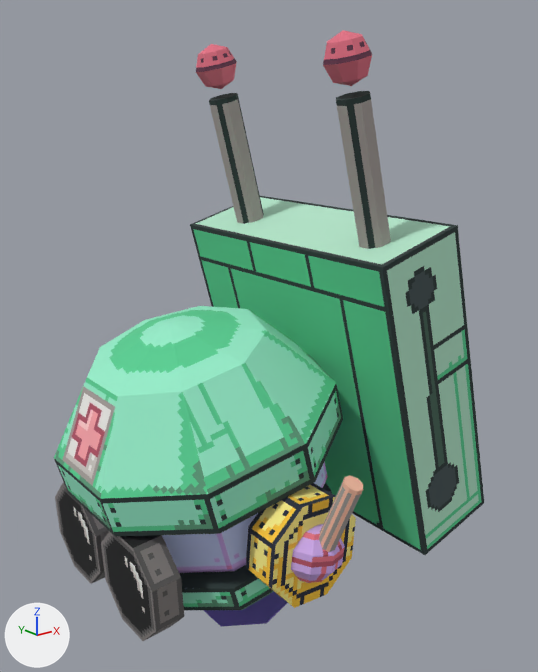
Two versions of the glTF model mechvoridle/assets/graphics/HealerBot/HealerBot.gltf, one commit apart.
Before and after are seen from a 50 mm lens placed at (-2.47, -3.72, 4.61), pointed at (0.53, 0.02, 3.11). Arrows for +X, +Y and +Z are at lower left; the lights stay in place. The picture after the commit comes second. Where no turn or scale is listed for an object, it has been applied to the vertices. Vertices at exactly the same position are counted once.

Script lines for the objects in view, before the commit:
```python
ob_antenna_001 = bpy.data.objects.new('Antenna.001', me_mesh_6)
ob_antenna_001.location = (0.841, 0.562, 3.62)
ob_antenna_004 = bpy.data.objects.new('Antenna.004', me_mesh_14)
ob_antenna_004.location = (0.094, -1.138, 2.451)
ob_body_001 = bpy.data.objects.new('Body.001', me_mesh_1)
ob_body_001.location = (0.082, -0.013, 1.973)
ob_cone = bpy.data.objects.new('cone', me_mesh_0)
ob_cone.location = (0.314, 0.0, 1.311)
ob_glasses1_001 = bpy.data.objects.new('Glasses1.001', me_mesh_2)
ob_glasses1_001.location = (-0.689, 0.394, 1.928)
ob_glasses2 = bpy.data.objects.new('Glasses2', me_mesh_3)
ob_glasses2.location = (-0.695, -0.3, 1.927)
ob_pack_001 = bpy.data.objects.new('Pack.001', me_mesh_4)
ob_pack_001.location = (1.327, 0.0, 2.048)
ob_radio2 = bpy.data.objects.new('Radio2', me_mesh_13)
ob_radio2.parent = ob_radiol
ob_radio2.location = (-0.0281, -0.169, 0.106)
ob_radio2.rotation_euler = (-1.571, -1.527, 0.0)  # degrees (-90, -87, 0)
ob_sphere_001 = bpy.data.objects.new('sphere.001', me_mesh_15)
ob_sphere_001.location = (0.076, -0.932, 2.138)
# also in view: 'Antenna.002' at (0.68, -0.66, 4.22); 'AntennaBall.001' at (0.52, -0.66, 4.83); 'AntennaBall' at (0.52, 0.56, 4.83)
```
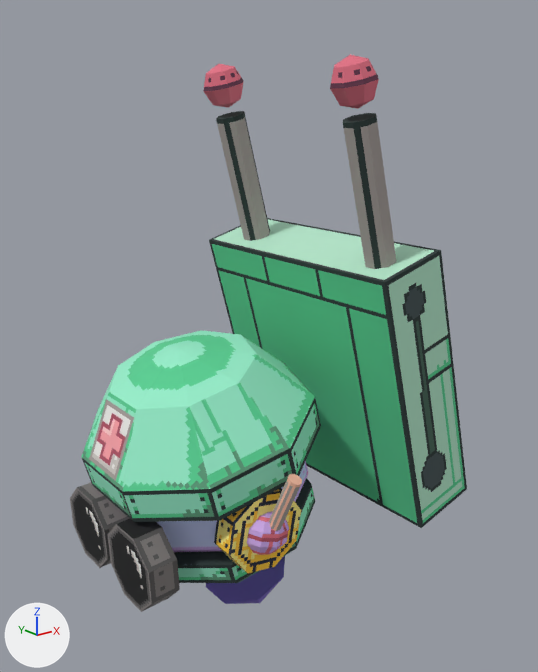
Commit message: adjusted size of healer bot

What changed in the scene script:
```text
Change me_mesh_0:
    remove me_mesh_0.from_pydata(...)  # 10 vertices, 16 faces; spans x -0.358..0.358, y -0.4..0.4, z -0.47..0.13
    add me_mesh_0.from_pydata(...)  # 10 vertices, 16 faces; spans x -0.249..0.292, y -0.291..0.291, z -0.411..0.04
    me_mesh_0 part 2: the whole mesh is scaled about its middle by (0.754, 0.727, 0.751), then moved by (0.021, 0.0, -0.016)
Change me_mesh_1:
    remove me_mesh_1.from_pydata(...)  # 94 vertices, 176 faces; spans x -0.99..0.8, y -0.86..0.96, z -0.57..1.37
    add me_mesh_1.from_pydata(...)  # 94 vertices, 176 faces; spans x -0.83..0.66, y -0.74..0.85, z -0.39..1.2
    me_mesh_1 part 1: the whole mesh is scaled about its middle by (0.831, 0.868, 0.821), then moved by (0.01, 0.0, 0.0)
Change me_mesh_2:
    remove me_mesh_2.from_pydata(...)  # 18 vertices, 32 faces; spans x -0.108..0.108, y -0.306..0.306, z -0.323..0.323
    add me_mesh_2.from_pydata(...)  # 18 vertices, 32 faces; spans x -0.105..0.105, y -0.25..0.25, z -0.254..0.254
    me_mesh_2 part 4: 16 of 18 vertices moved; they spanned x -0.108..0.108, y -0.306..0.306, z -0.323..0.323 and now span x -0.105..0.105, y -0.25..0.25, z -0.254..0.254; mean shift (0.0, 0.0, 0.0); largest move (-0.108, -0.127, 0.314) -> (-0.105, -0.104, 0.246)
Change me_mesh_3:
    remove me_mesh_3.from_pydata(...)  # 18 vertices, 32 faces; spans x -0.108..0.108, y -0.306..0.306, z -0.323..0.323
    add me_mesh_3.from_pydata(...)  # 18 vertices, 32 faces; spans x -0.105..0.105, y -0.25..0.25, z -0.254..0.254
    me_mesh_3 part 3: 16 of 18 vertices moved; they spanned x -0.108..0.108, y -0.306..0.306, z -0.323..0.323 and now span x -0.105..0.105, y -0.25..0.25, z -0.254..0.254; mean shift (0.0, 0.0, 0.0); largest move (-0.108, -0.127, 0.314) -> (-0.105, -0.104, 0.246)
Change me_mesh_4:
    remove me_mesh_4.from_pydata(...)  # 8 vertices, 12 faces; spans x -0.79..0.39, y -0.97..0.97, z -0.36..1.87
    add me_mesh_4.from_pydata(...)  # 16 vertices, 24 faces; spans x -0.68..0.42, y -0.89..0.89, z -0.2..1.71
    me_mesh_4 part 5: the whole mesh is rebuilt
Change me_mesh_13:
    used by ob_radio2; parent = ob_radiol; location = (-0.0281, -0.169, 0.106); rotation_euler = (-1.571, -1.527, 0.0), in degrees (-90, -87, 0)
    remove me_mesh_13.from_pydata(...)  # 18 vertices, 32 faces; spans x -0.319..0.319, y -0.306..0.306, z -0.125..0.125
    add me_mesh_13.from_pydata(...)  # 74 vertices, 136 faces; spans x -0.216..0.452, y -0.247..0.247, z -0.044..0.344
    me_mesh_13 part 6: 18 vertices removed from x -0.319..0.319, y -0.306..0.306, z -0.125..0.125; 74 vertices added at x -0.216..0.452, y -0.247..0.247, z -0.044..0.344
Change ob_cone:
    ob_cone.location: (0.314, 0.0, 1.311) -> (0.274, 0.0, 1.462)
Change ob_body_001:
    ob_body_001.location: (0.082, -0.013, 1.973) -> (0.082, -0.013, 1.974)
Change ob_glasses1_001:
    ob_glasses1_001.location: (-0.689, 0.394, 1.928) -> (-0.641, 0.316, 1.99)
Change ob_glasses2:
    ob_glasses2.location: (-0.695, -0.3, 1.927) -> (-0.647, -0.238, 1.989)
Change ob_antenna_001:
    ob_antenna_001.location: (0.841, 0.562, 3.62) -> (0.897, 0.562, 3.501)
Change ob_antennaball:
    ob_antennaball.location: (0.516, 0.562, 4.833) -> (0.572, 0.562, 4.715)
Change ob_antennaball_001:
    ob_antennaball_001.location: (0.516, -0.663, 4.833) -> (0.572, -0.663, 4.715)
Change ob_antenna_002:
    ob_antenna_002.location: (0.841, -0.663, 3.62) -> (0.897, -0.663, 3.501)
Change ob_radio2:
    ob_radio2.parent: ob_radiol -> ob_radior
    ob_radio2.location: (-0.0281, -0.169, 0.106) -> (-0.0281, -1.531, 0.106)
    ob_radio2.rotation_euler: (-1.571, -1.527, 0.0) -> (1.597, -1.527, 0.0)  # degrees (-90, -87, 0) -> degrees (92, -87, 0)
Remove ob_antenna_004:
    ob_antenna_004 = bpy.data.objects.new('Antenna.004', me_mesh_14)
Remove ob_sphere_001:
    ob_sphere_001 = bpy.data.objects.new('sphere.001', me_mesh_15)
```

What differs and where, as boxes (x1, y1, x2, y2) in the pictures (538 x 672 px):
'Pack.001', reshaped (12% narrower, 14% shorter)
    before: (190, 196, 484, 555)
    after: (209, 218, 467, 528)
'Body.001', rescaled (17% narrower, 17% shorter)
    before: (54, 306, 343, 610)
    after: (81, 330, 321, 583)
'Radio2', reshaped, moved, turned
    before: (246, 483, 356, 608)
    after: (214, 474, 302, 573)
'Glasses2', reshaped, moved (12% narrower, 15% shorter)
    before: (101, 531, 184, 641)
    after: (107, 519, 180, 612)
'Antenna.002', moved
    before: (336, 91, 391, 249)
    after: (343, 113, 397, 269)
'Antenna.001', moved
    before: (209, 93, 264, 224)
    after: (216, 111, 270, 241)
'Glasses1.001', reshaped, moved
    before: (55, 483, 109, 584)
    after: (70, 482, 130, 568)
'AntennaBall.001', moved
    before: (323, 30, 372, 86)
    after: (330, 55, 379, 109)
'cone', moved, rescaled
    before: (203, 592, 288, 627)
    after: (206, 556, 285, 604)
'AntennaBall', moved
    before: (196, 44, 237, 89)
    after: (203, 64, 244, 108)
'sphere.001', deleted
    before: (291, 524, 345, 583)
'Antenna.004', deleted
    before: (319, 476, 363, 552)
